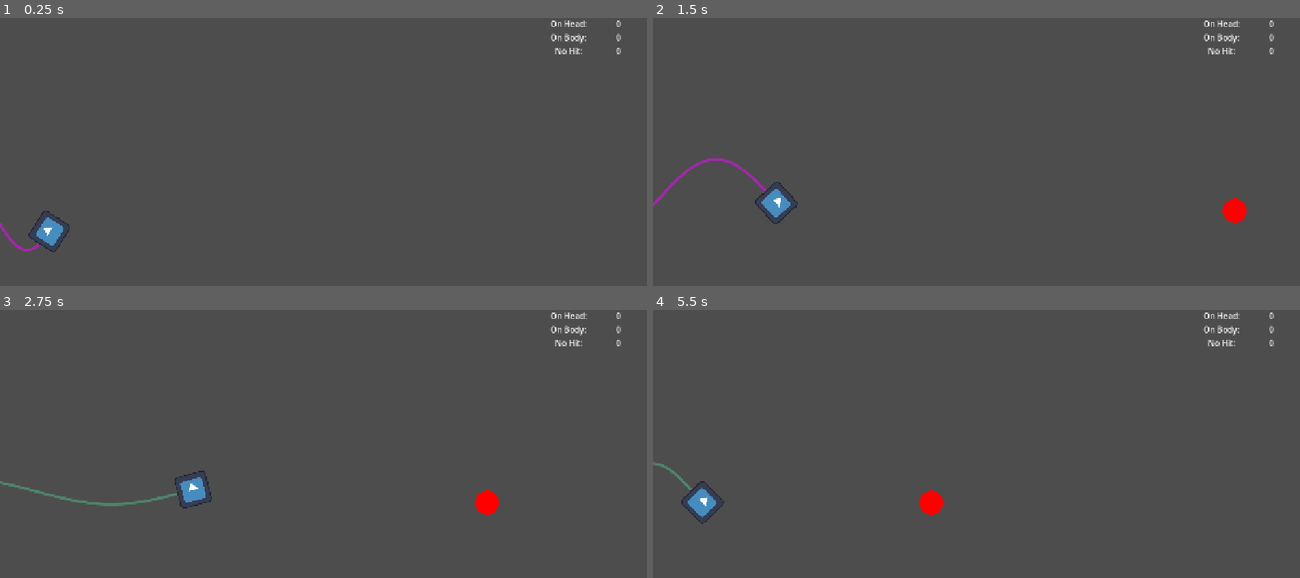
Above: before the commit, frames 1-4 (two rows, left to right).
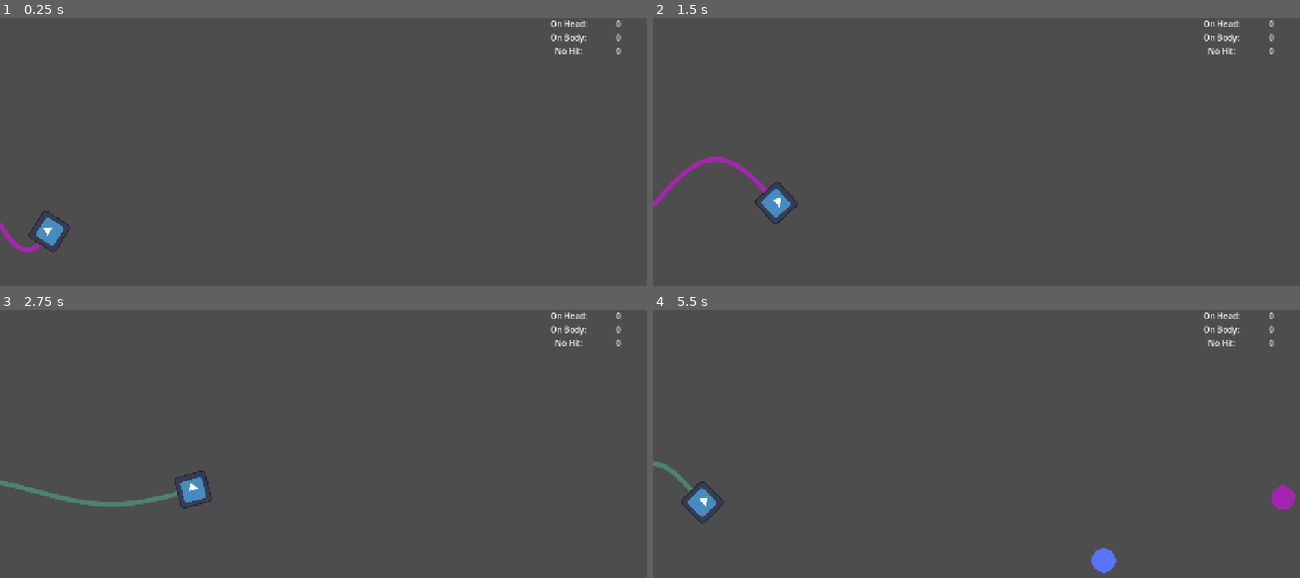
Above: after the commit, the same moments.

Repository: amap1380/waves
Game: Godot game, scene res://scenes/main.tscn
Same seed, same stepped clock (60 frames per second), same inputs: the game is played once before the commit and once after it. The engine's default icon, where the game draws it, is replaced by a stand-in: a white triangle on a blue panel in a dark square.
Inputs:
- Up to frame 1 (0.25 s): no input
- Up to frame 2 (1.5 s): hold D (right) 0.53-1.28 s; hold Down (down) from 1.28 s (still down)
- Up to frame 3 (2.75 s): release Down (down) at 2.03 s; hold D (right) from 2.03 s (still down)
- Up to frame 4 (5.5 s): release D (right) at 2.78 s; hold Up (up) 2.78-3.53 s; hold A (left) 3.53-5.03 s; hold Down (down) from 5.03 s (still down)

The runs differ from the first frame. In frame 1, less than 0.1% of the frame differs, in the area x 0-7%, y 76-88%; in frame 2, 0.5%; in frame 3, 0.5%; in frame 4, 0.9%, in the area x 0-100%, y 56-99%.

Commit message:
changed to random and increased the line thickness

Diff:
--- a/scenes/main.tscn
+++ b/scenes/main.tscn
@@ -1,13 +1,11 @@
-[gd_scene load_steps=5 format=3 uid="uid://sk44x2v00sao"]
+[gd_scene load_steps=4 format=3 uid="uid://sk44x2v00sao"]
 
 [ext_resource type="Script" uid="uid://8go1bifdo0o0" path="res://scripts/main.gd" id="1_jyhfs"]
 [ext_resource type="PackedScene" uid="uid://cepq1jsbyexcn" path="res://scenes/sine_wave.tscn" id="2_tbgi4"]
 [ext_resource type="PackedScene" uid="uid://cd433od0xoqoc" path="res://scenes/head.tscn" id="3_jyhfs"]
-[ext_resource type="PackedScene" uid="uid://ds4uqhd57sy3l" path="res://scenes/collectable.tscn" id="5_tbgi4"]
 
 [node name="Main" type="Node2D"]
 script = ExtResource("1_jyhfs")
-random = false
 
 [node name="SineWave" parent="." instance=ExtResource("2_tbgi4")]
 position = Vector2(0, 360)
@@ -84,9 +82,6 @@
 horizontal_alignment = 1
 vertical_alignment = 1
 
-[node name="Collectable" parent="." instance=ExtResource("5_tbgi4")]
-position = Vector2(1376, 382)
-
 [connection signal="area_entered" from="Head" to="." method="_on_head_area_entered"]
 [connection signal="timeout" from="Timer" to="." method="_on_timer_timeout"]
 [connection signal="pressed" from="CanvasLayer/VBoxContainer/SlowButton" to="." method="_on_slow_button_pressed"]
--- a/scripts/sine_wave.gd
+++ b/scripts/sine_wave.gd
@@ -49,10 +49,10 @@
 	if energy <= 0.3:
 		energy_level = 1
 		color = Color("4D846B")
-	elif energy > 0.3 and energy < 0.7:
+	elif energy > 0.3 and energy < 0.6:
 		energy_level = 2
 		color = Color("A526AE")
-	elif energy >= 0.7:
+	elif energy >= 0.6:
 		energy_level = 3
 		color = Color("5973FF")
 	else:
@@ -62,7 +62,7 @@
 	queue_redraw()
 
 func _draw() -> void:
-	draw_polyline(arr, color, 4.0, true)
+	draw_polyline(arr, color, 8.0, true)
 
 
 func update_array():
